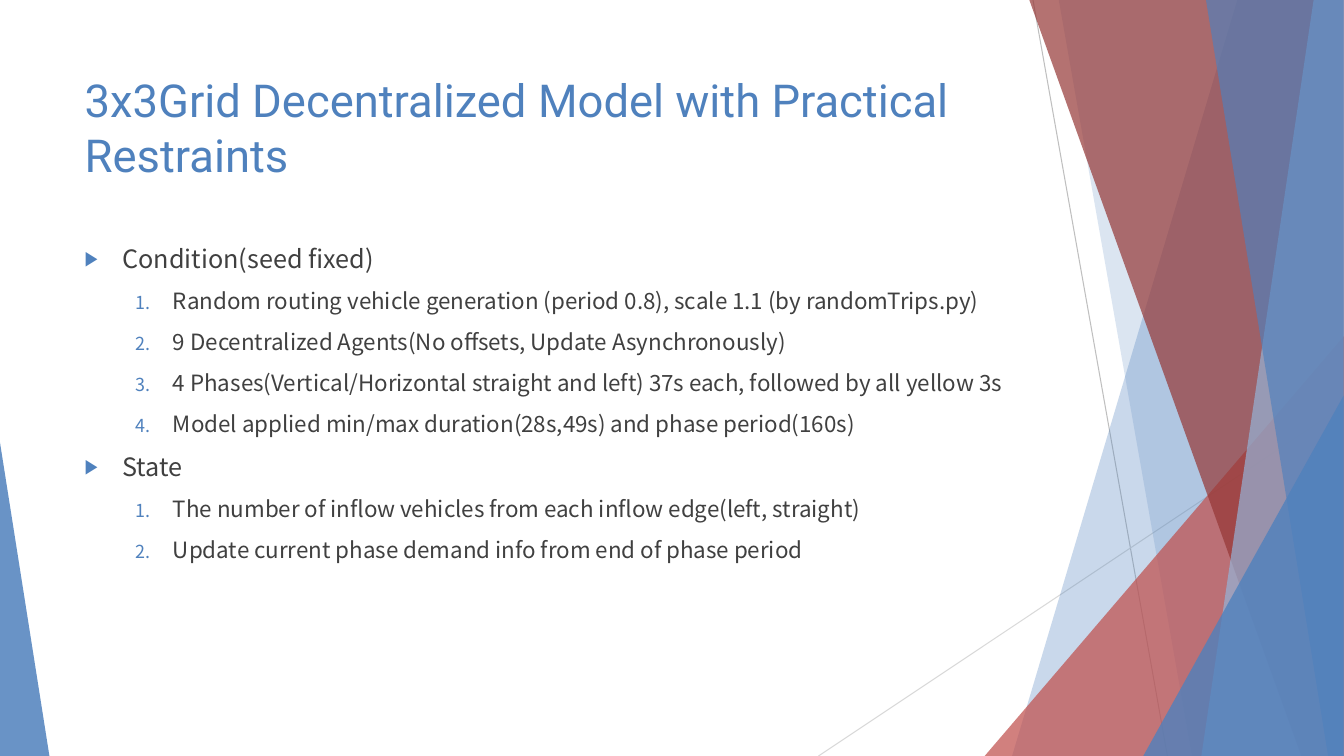
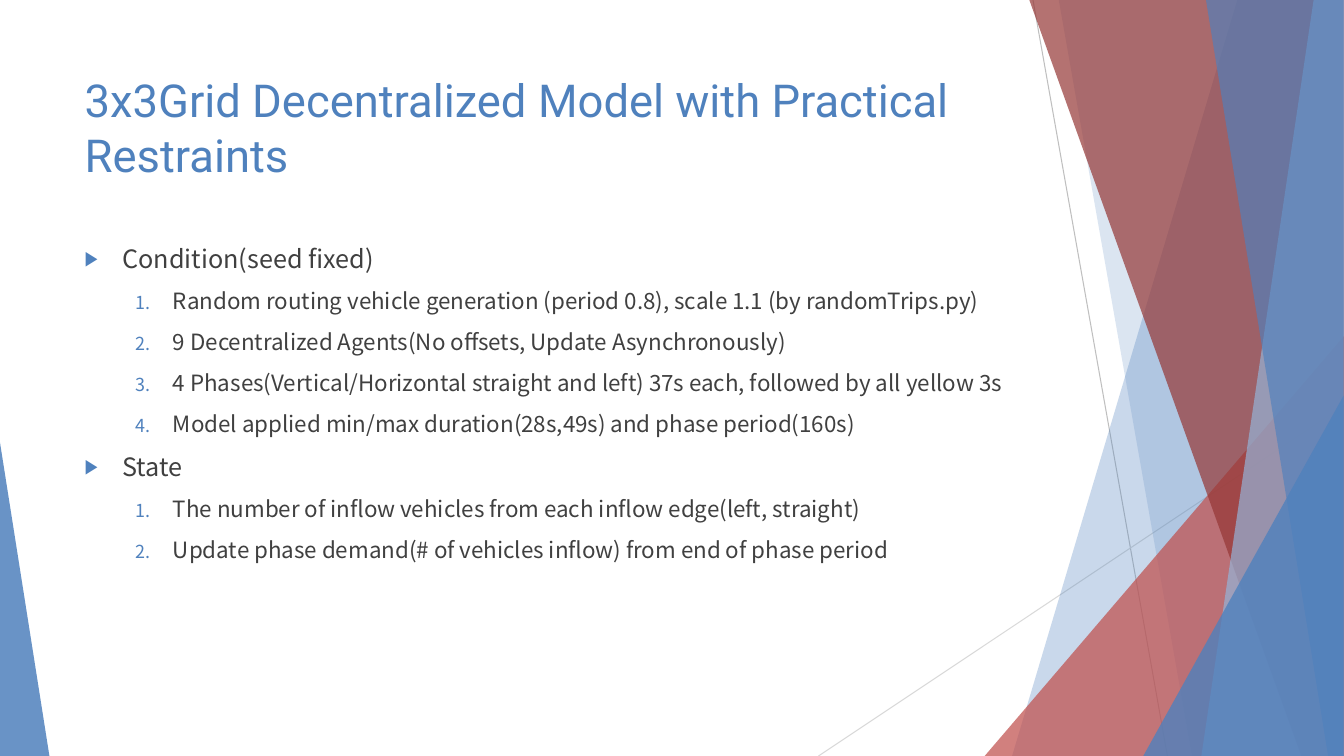
Before and after one commit to 3neutronstar/rl-constraints-traffic, a slide deck: slide 6 of Traffic Optimization Final Speech.pptx. Drawn at 1344x756 pixels with LibreOffice and Linux fonts; fonts in the diff are those of the drawing. Boxes give left, top, right and bottom in pixels: in the first picture for what was removed or moved away, otherwise in the second. Text is boxed around its words. In the diff, an @@ line names an element or a change of style, - is before the commit and + after.

```diff
--- a/Traffic Optimization Final Speech.pptx
+++ b/Traffic Optimization Final Speech.pptx
@@ text at [173, 540, 887, 563]: text changed @@
-  2. Update current phase demand info from end of phase period
+  2. Update phase demand(# of vehicles inflow) from end of phase period
```
Also in this commit, not shown: 4 other slides changed, 4 slides added, 2 other files.
